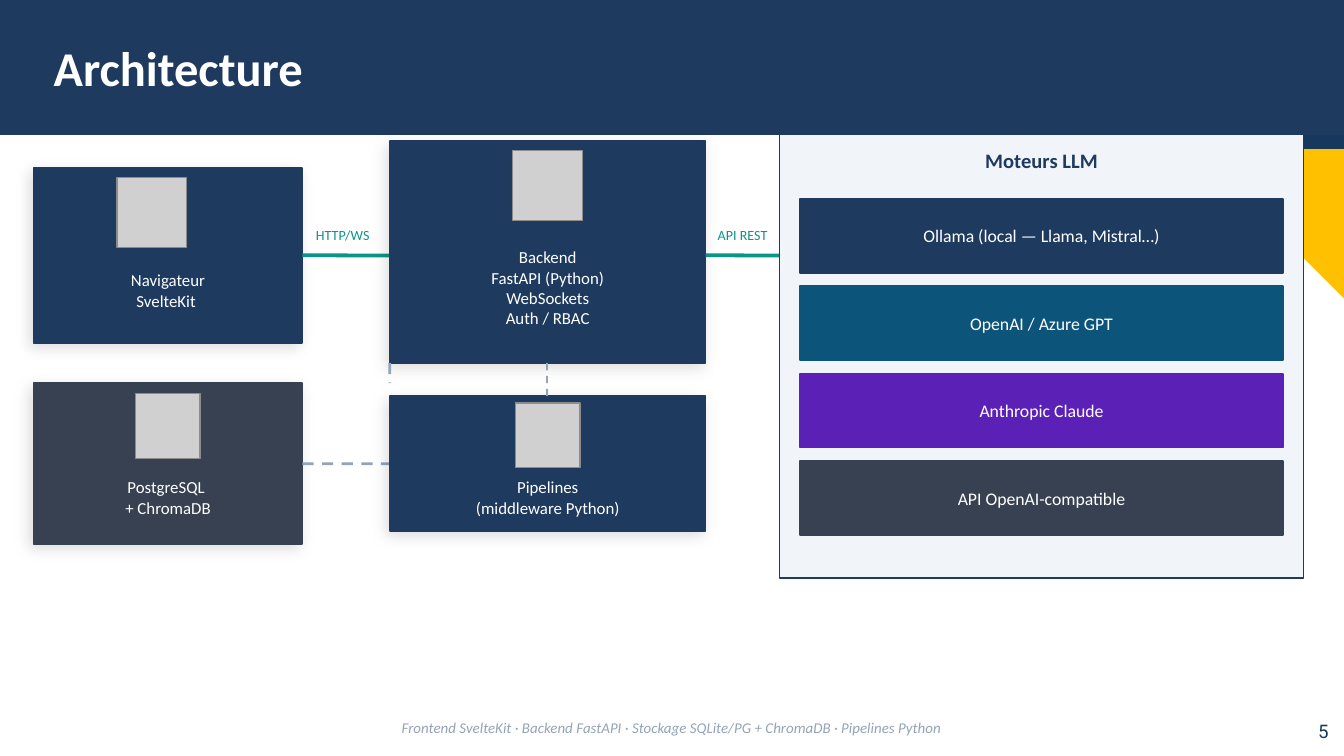
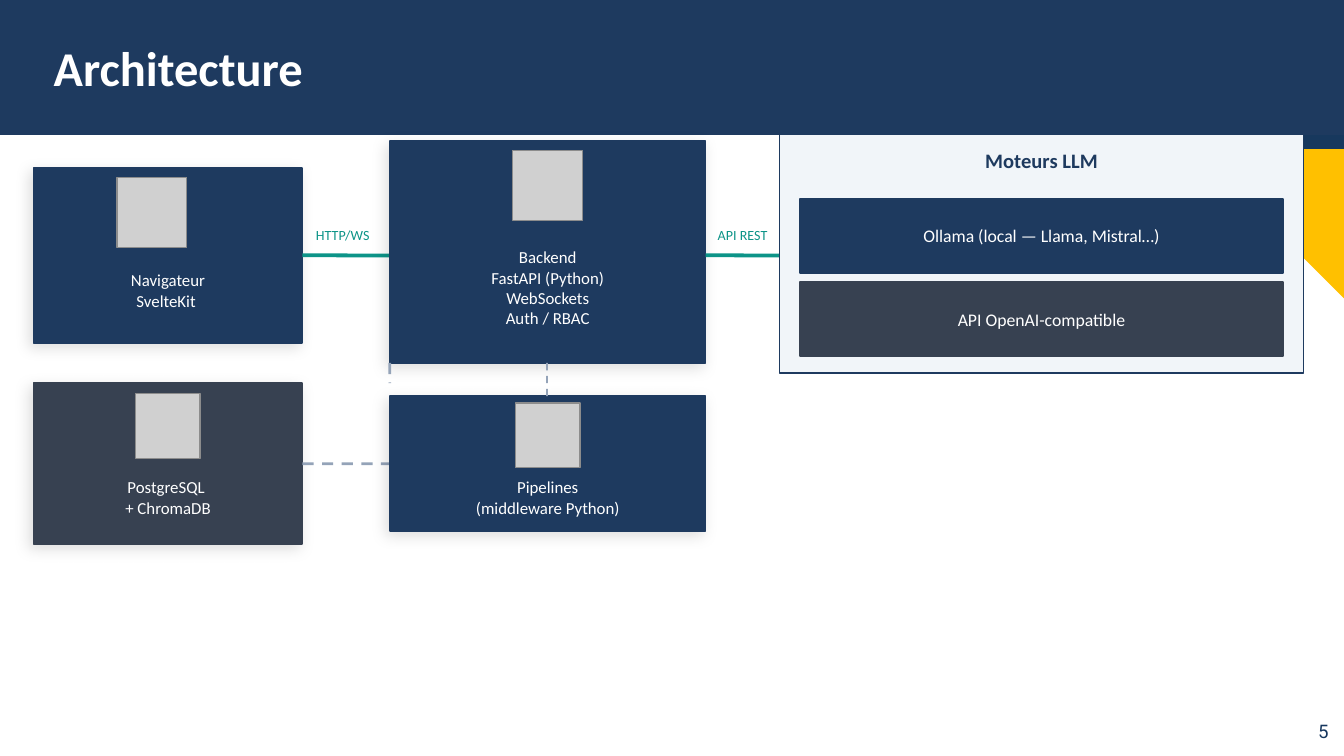
Before and after one commit to DiiageCUCDB/Open-WebUI, a slide deck: slide 5 of open-webui-diiage.potx. Drawn at 1344x756 pixels with LibreOffice and Linux fonts; fonts in the diff are those of the drawing; grey boxes stand for pictures; background and template pictures are left out. Boxes give left, top, right and bottom in pixels: in the first picture for what was removed or moved away, otherwise in the second. Text is boxed around its words. In the diff, an @@ line names an element or a change of style, - is before the commit and + after.

```diff
--- a/open-webui-diiage.potx
+++ b/open-webui-diiage.potx
@@ rectangle: place and size @@
-rectangle at bbox=[780, 134, 1304, 578]
+rectangle at bbox=[780, 134, 1304, 372]
@@ text "API OpenAI-compatible": place and size @@
-text "API OpenAI-compatible" at bbox=[958, 492, 1126, 508]
+text "API OpenAI-compatible" at bbox=[958, 313, 1126, 329]
@@ rectangle: place and size @@
-rectangle at bbox=[800, 286, 1284, 360]
+rectangle at bbox=[800, 282, 1284, 356]
@@ rectangle at bbox=[800, 282, 1284, 356]: fill #0D547A to #374151; outline #0D547A 1 pt to #374151 1 pt @@
@@ text removed at bbox=[970, 318, 1113, 333] @@
-OpenAI / Azure GPT
@@ rectangle removed at bbox=[800, 374, 1284, 448] @@
@@ text removed at bbox=[980, 404, 1103, 420] @@
-Anthropic Claude
@@ rectangle removed at bbox=[800, 461, 1284, 535] @@
@@ text removed at bbox=[402, 722, 941, 736] @@
-Frontend SvelteKit · Backend FastAPI · Stockage SQLite/PG + ChromaDB · Pipelines Python
```
Also in this commit, not shown: 2 other files.
